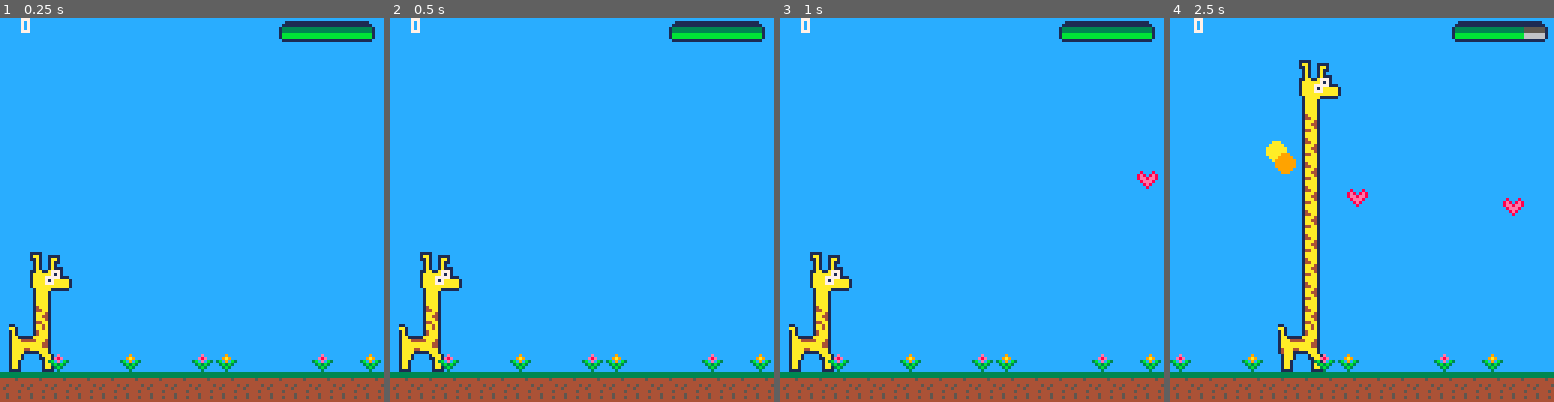
Above: before the commit, frames 1-4 (left to right).
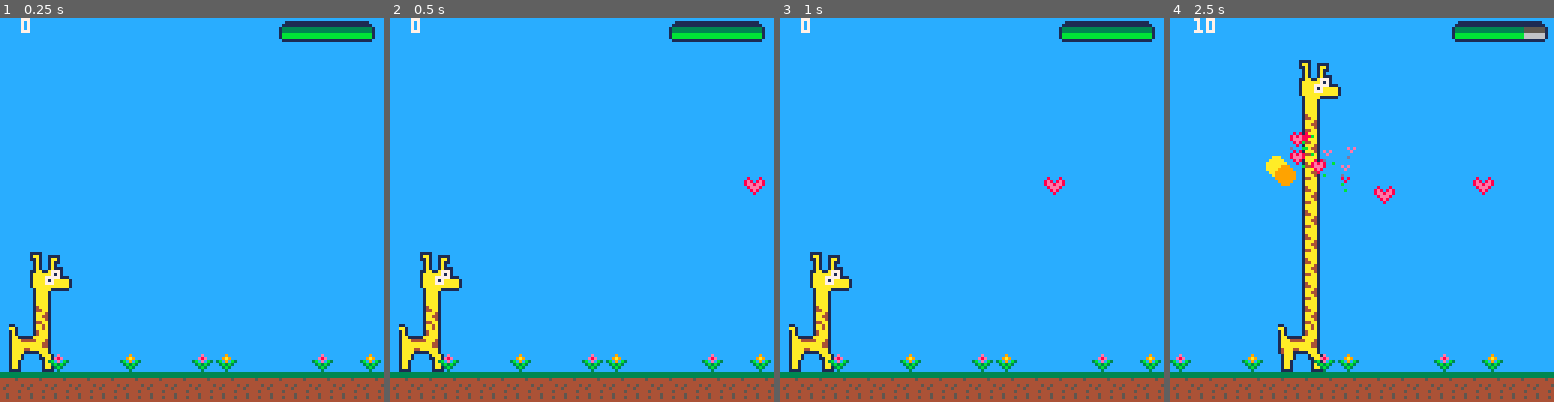
Above: after the commit, the same moments.

Repository: hanakamer/giraffe-pico8
Game: PICO-8 cartridge gir.p8
The game is run twice, just before and just after one commit, with the same random seed, the same clock (stepped at 60 frames per second) and the same inputs.
Inputs:
- Up to frame 1 (0.25 s): no input
- Up to frame 2 (0.5 s): tap X (X key) at 0.33 s
- Up to frame 3 (1 s): no input
- Up to frame 4 (2.5 s): tap X (X key) at 1.07, 1.85 s; hold Right 1.6-2.1 s; hold Up 2.15-2.42 s; hold Right from 2.47 s (still down)

Frame 1 is identical in both runs. In frame 2, 0.1% of the frame differs, in the area x 92-98%, y 41-47%; in frame 3, 0.3%; in frame 4, 1.8%, in the area x 6-93%, y 0-52%.

Commit message:
replace p8

Diff:
--- a/gir.p8
+++ b/gir.p8
@@ -510,7 +511,7 @@
 	head.sp2 = 37
 	head.sp3 = 52
 	head.sp4 = 53
-	head.box = {x1=0+giraffe_x,y1=0+head_y,x2=15+giraffe_x,y2=15+head_y}
+	head.box = {x1=0+giraffe_x,y1=0+head_y,x2=14+giraffe_x,y2=15+head_y}
 
 	neck.sp = 34
 
@@ -525,7 +526,8 @@
 			sp = 22,
 			x = flr(rnd(150))+ 150,
 			y =1,
-			edit = flr(rnd(20))+40
+			edit = flr(rnd(20))+40,
+			hornet = rnd(1)<=0.3
 		})
 
 		add(health,{
@@ -569,6 +571,10 @@
 	bg_color = 15
 end
 
+if btn(5) then
+	start()
+end
+
 end
 
 
@@ -578,6 +584,7 @@
 	for i = 1,10 do
 		draw_big_head(rnd(128),rnd(128))
 	end
+	print('press x to restart game',20+cam_x,5,7)
 	for i=1,8 do
 		spr(67+i,24+i*9+cam_x,60)
 	end
@@ -614,7 +621,7 @@
 	for h in all(health)do
 		h.x = h.x -4
 		h.y =  cos(t/25)*7+h.edit
-		h.box ={x1=h.x,y1=h.y,x2=8+h.x,y2=8+h.y}
+		h.box ={x1=h.x,y1=h.y,x2=7+h.x,y2=8+h.y}
 		if col(head.box,h.box) then
 		 sfx(2)
 			del(health,h)
@@ -630,30 +637,37 @@
 
 	for bee in all(bees) do
 		bee.x = bee.x-3
-		bee.y = cos(t/25)*7+bee.edit
+		if bee.hornet == true then
+			bee.y = cos(t/25)*7+cos(t/125)*4.6+cos(t/8)*7+bee.edit
+			print("hornet",bee.x,bee.y-10,8)
+		else
+			bee.y = cos(t/rnd(100))*rnd(8)+bee.edit
+		end
 		bee.box ={x1=0+bee.x,y1=0+bee.y,x2=8+bee.x,y2=8+bee.y}
 		if col(head.box,bee.box) then
 			sfx(1)
 			make_explosion_ps(bee.x,bee.y)
 			bee.x = flr(rnd(50))+150
-			bee.y = cos(t/25)*7+bee.edit
+			bee.y = cos(t/rnd(100))*rnd(8)+bee.edit
+			bee.hornet = rnd(1)<=0.3
 			if life>0 then
 				life -=1
 			else
 				game_over()
 			end
 		elseif bee.x<0 then
+			bee.hornet = rnd(1)<=0.3
 			bee.x = flr(rnd(50))+150
-			bee.y = cos(t/25)*7+bee.edit
+			bee.y = cos(t/rnd(100))*rnd(8)+bee.edit
 		end
 
 	end
 
 
 	for heart in all(hearts) do
-		heart.x = heart.x-1
-		heart.y = cos(t/25)*7+heart.edit
-		heart.box ={x1=0+heart.x,y1=0+heart.y,x2=8+heart.x,y2=8+heart.y}
+		heart.x = heart.x-2
+		heart.y = cos(t/15)*3+heart.edit
+		heart.box ={x1=heart.x,y1=heart.y,x2=7+heart.x,y2=6+heart.y}
 		if col(head.box,heart.box) then
 			sfx(0)
 			point = point+10
@@ -662,11 +676,11 @@
 			end
 			make_magicsparks_ps(heart.x,heart.y)
 			heart.x =flr(rnd(150))+ 150
-			heart.y =cos(t/25)*7+heart.edit
+			heart.y =cos(t/25)*8+heart.edit
 
 		elseif heart.x<0 then
 			heart.x =flr(rnd(150))+ 150
-			heart.y =cos(t/25)*7+heart.edit
+			heart.y =cos(t/25)*8+heart.edit
 		end
 	end
 
